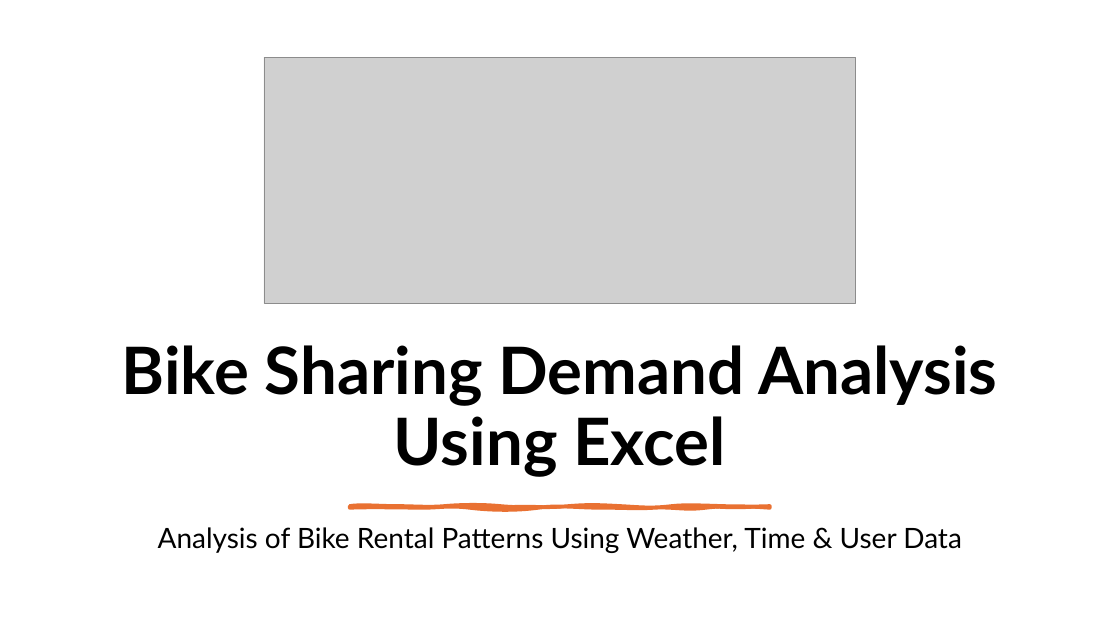
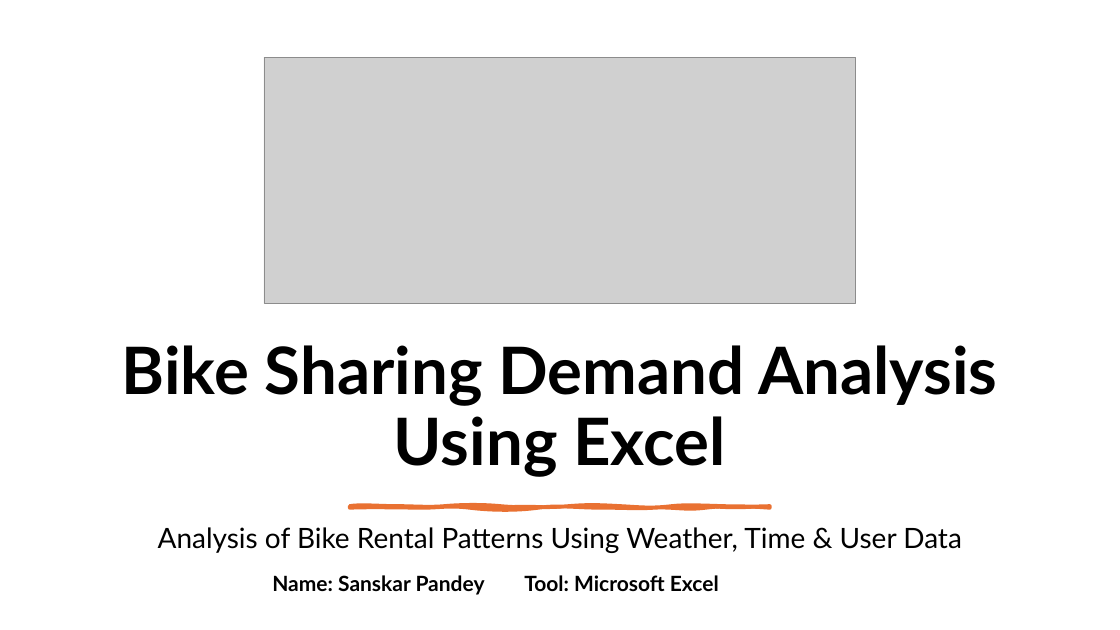
Before and after one commit to sanskar127/project1-nhis, a slide deck: slide 1 of NHIS-Project1.pptx. Drawn at 1120x630 pixels with LibreOffice and Linux fonts; fonts in the diff are those of the drawing; grey boxes stand for pictures. Boxes give left, top, right and bottom in pixels: in the first picture for what was removed or moved away, otherwise in the second. Text is boxed around its words. In the diff, an @@ line names an element or a change of style, - is before the commit and + after.

Commit message:
PPT minor fix

```diff
--- a/NHIS-Project1.pptx
+++ b/NHIS-Project1.pptx
@@ text added at (272,575,719,595), 18 pt, text #000000, bold @@
+Name: Sanskar Pandey Tool: Microsoft Excel
```
